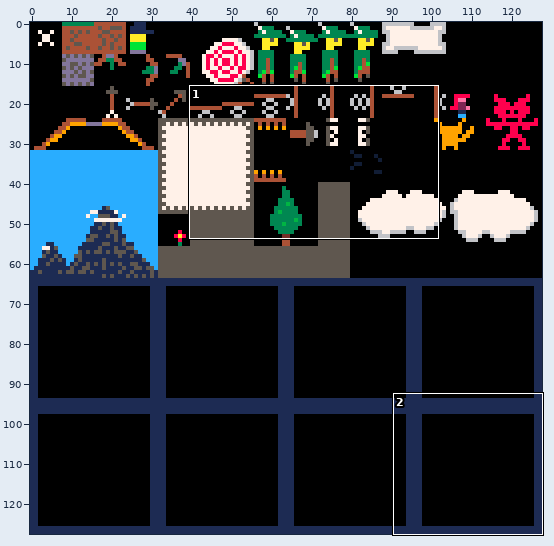
A pixel-art file gets an edit: marksman-p/sprites.aseprite. Above: a wide view before the commit, with the close-up outlined.
Close-up. The starting point:
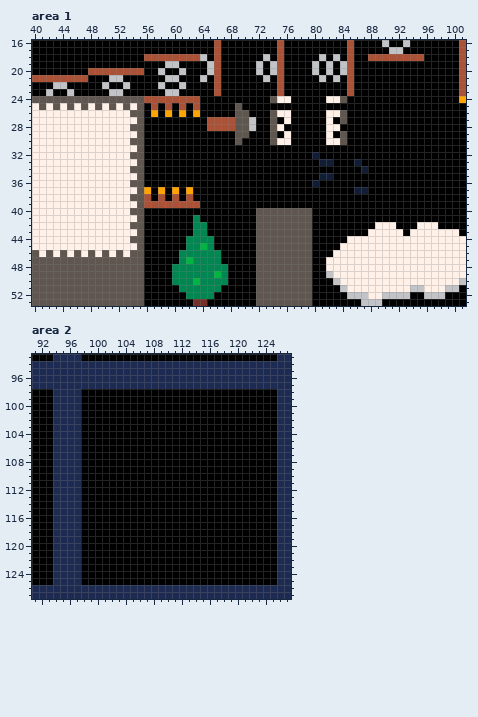
128x128 pixels, 1 frame. Shown: area 1: x 40..101, y 16..53; area 2: x 91..127, y 93..127.
New version:
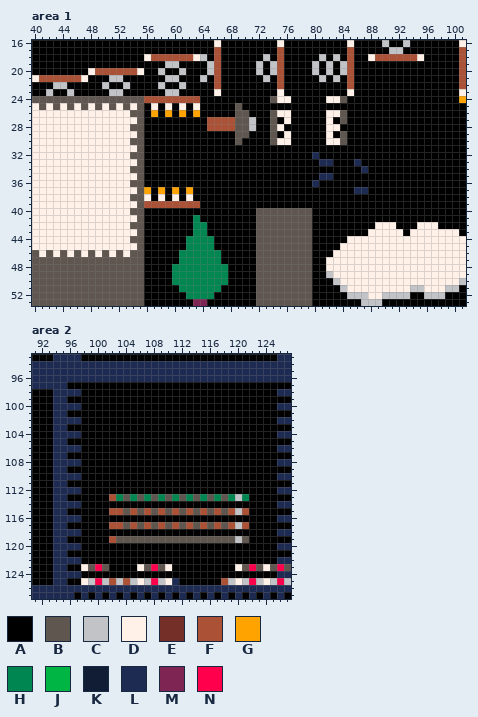
Palette (. is transparent): A #000000  B #5f574f  C #c2c3c7  D #fff1e8  E #742f29  F #ab5236  G #ffa300  H #008751  J #00b543  K #111d35  L #1d2b53  M #7e2553  N #ff004d
The edit:
layer "16C" now hidden
layer "WithMap" now hidden
layer "Layer 1" added
Area 1, layer "Layer 1":
Colour F gives way to colour D in row 16 at x 66, 75, 85 and 101; in row 18 at x 56, 63, 88 and 95; in row 20 at x 48 and 55; in row 21 at x 40 and 47; in row 23 at x 66, 75, 85 and 101; in row 25 at x 57, 59, 61 and 63.
Colour F gives way to colour D in row 38 at x 56, 58, 60 and 62.
Colour J gives way to colour H in row 45 at x 64; in row 47 at x 62; in row 49 at x 66; in row 50 at x 63.
Colour K gives way to colour L in row 32 at x 80; in row 33 at x 81 to 82 and 86; in row 34 at x 87; in row 35 at x 81 to 82; in row 36 at x 80; in row 37 at x 86 to 87.
Colour E gives way to colour M in row 53 at x 63 to 64.
Area 2, layer "Layer 1":
Colour L gives way to colour A in row 97 at x 96 to 127; in row 99 at x 96 to 97 and 126 to 127; in row 101 at x 96 to 97 and 126 to 127; in row 103 at x 96 to 97 and 126 to 127; in row 105 at x 96 to 97 and 126 to 127; in row 107 at x 96 to 97 and 126 to 127.
Colour L gives way to colour A in row 109 at x 96 to 97 and 126 to 127; in row 111 at x 96 to 97 and 126 to 127; in row 113 at x 96 to 97 and 126 to 127; in row 115 at x 96 to 97 and 126 to 127; in row 117 at x 96 to 97 and 126 to 127; in row 119 at x 96 to 97 and 126 to 127.
Colour L gives way to colour A in row 121 at x 96 to 97 and 126 to 127; in row 123 at x 96 to 97; in row 125 at x 96 to 97; in row 127 at x 97, 99, 101, 103, 105, 107, 109, 111, 113, 115, 117, 119, 121, 123, 125 and 127.
Colour A gives way to colour B in row 113 at x 104, 106, 108, 110, 112, 114, 116 and 118; in row 115 at x 104, 106, 108, 110, 112, 114, 116 and 118; in row 117 at x 104, 106, 108, 110, 112, 114, 116 and 118; in row 119 at x 103 to 119 and 121; in row 123 at x 99, 101, 107, 109, 121, 123 and 125.
Colour L gives way to colour B in row 123 at x 127.
Colour A gives way to colour C in row 113 at x 120; in row 115 at x 120; in row 117 at x 120; in row 119 at x 120; in row 125 at x 99, 101, 103, 105, 107, 109, 119, 121, 123 and 125.
Colour L gives way to colour C in row 125 at x 127.
Colour A gives way to colour D in row 123 at x 98, 106, 110, 120 and 124; in row 125 at x 98, 106, 110, 120 and 124.
Colour A gives way to colour F in row 113 at x 102; in row 115 at x 102 to 103, 105, 107, 109, 111, 113, 115, 117, 119 and 121; in row 117 at x 102 to 103, 105, 107, 109, 111, 113, 115, 117, 119 and 121; in row 119 at x 102; in row 125 at x 102, 104 and 118.
Colour A gives way to colour H in row 113 at x 103, 105, 107, 109, 111, 113, 115, 117, 119 and 121.
Colour A gives way to colour L in row 125 at x 111.
Colour A gives way to colour N in row 123 at x 100, 108 and 122; in row 125 at x 100, 108 and 122.
Colour L gives way to colour N in row 123 at x 126; in row 125 at x 126.
